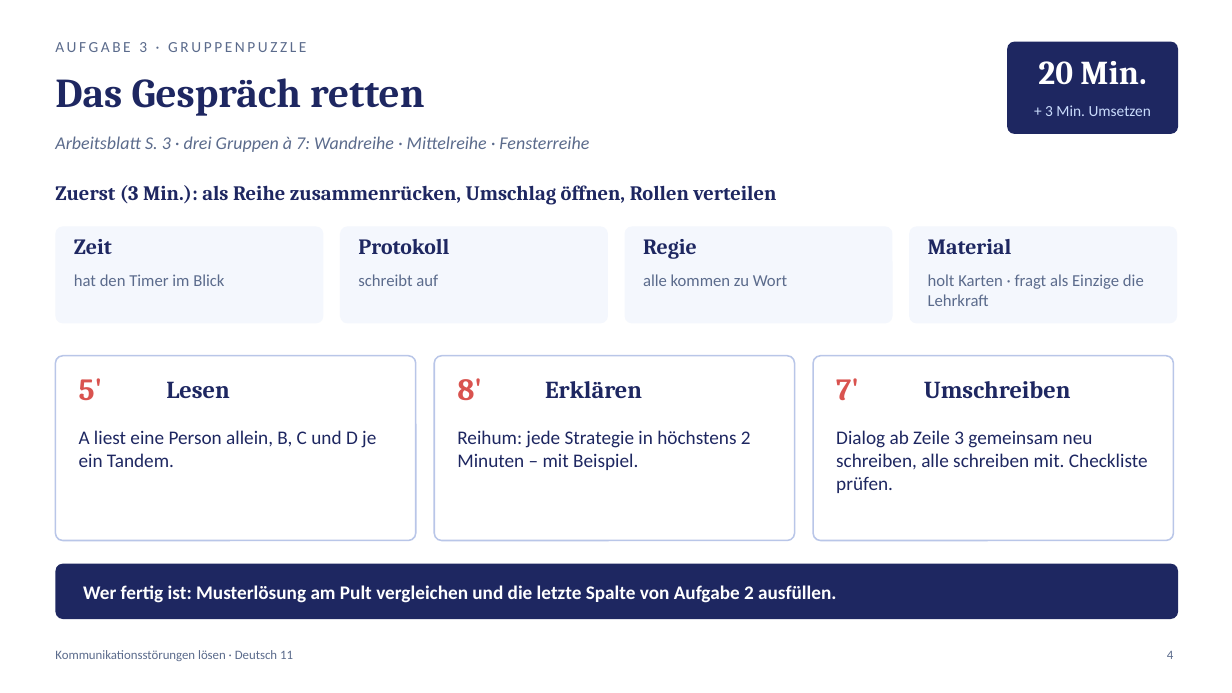
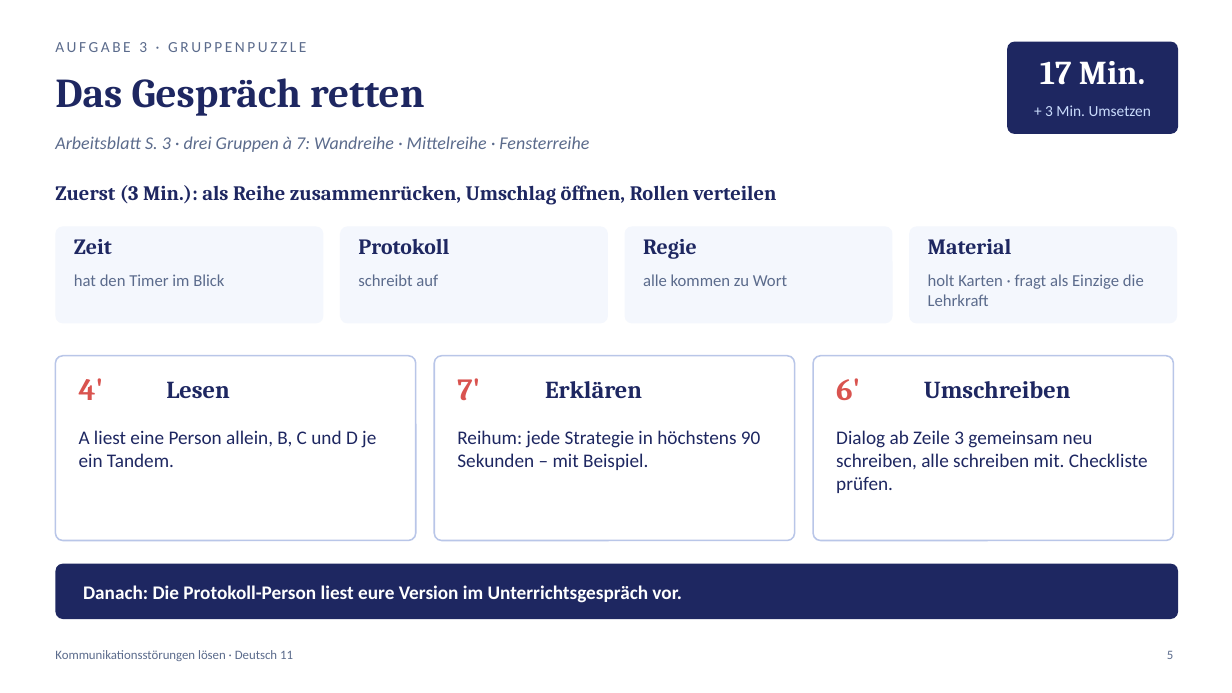
Before and after one commit to golzkonstantin-gif/Schule, a slide deck: slide 5 of Deutsch_11/Kommunikationsstoerungen_loesen/Praesentation_Kommunikationsstoerungen_loesen.pptx (slide 4 before the commit). Drawn at 1232x693 pixels with LibreOffice and Linux fonts; fonts in the diff are those of the drawing. Boxes give left, top, right and bottom in pixels: in the first picture for what was removed or moved away, otherwise in the second. Text is boxed around its words. In the diff, an @@ line names an element or a change of style, - is before the commit and + after.

```diff
--- a/Deutsch_11/Kommunikationsstoerungen_loesen/Praesentation_Kommunikationsstoerungen_loesen.pptx
+++ b/Deutsch_11/Kommunikationsstoerungen_loesen/Praesentation_Kommunikationsstoerungen_loesen.pptx
@@ text at [1040, 61, 1145, 85]: text changed @@
-20 Min.
+17 Min.
@@ text at [79, 378, 104, 400]: text changed @@
-5'
+4'
@@ text at [457, 378, 480, 400]: text changed @@
-8'
+7'
@@ text at [836, 378, 860, 400]: text changed @@
-7'
+6'
@@ text at [457, 430, 760, 470]: text changed @@
-Reihum: jede Strategie in höchstens 2 Minuten – mit Beispiel.
+Reihum: jede Strategie in höchstens 90 Sekunden – mit Beispiel.
@@ text at [83, 585, 682, 603]: text changed @@
-Wer fertig ist: Musterlösung am Pult vergleichen und die letzte Spalte von Aufgabe 2 ausfüllen.
+Danach: Die Protokoll-Person liest eure Version im Unterrichtsgespräch vor.
@@ text at [1167, 651, 1173, 659]: text changed @@
-4
+5
```
Also in this commit, not shown: 5 other slides changed, 2 slides added, 8 other files.
